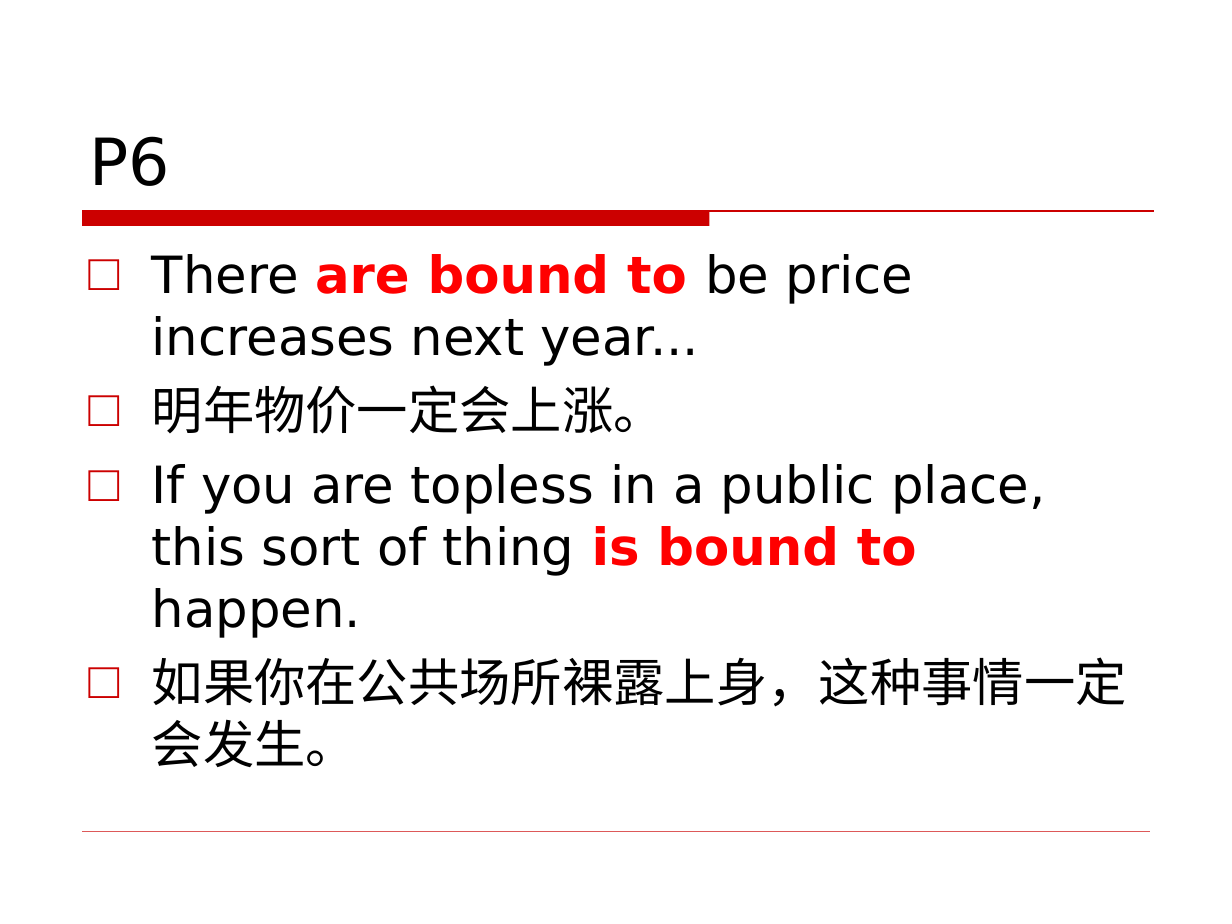
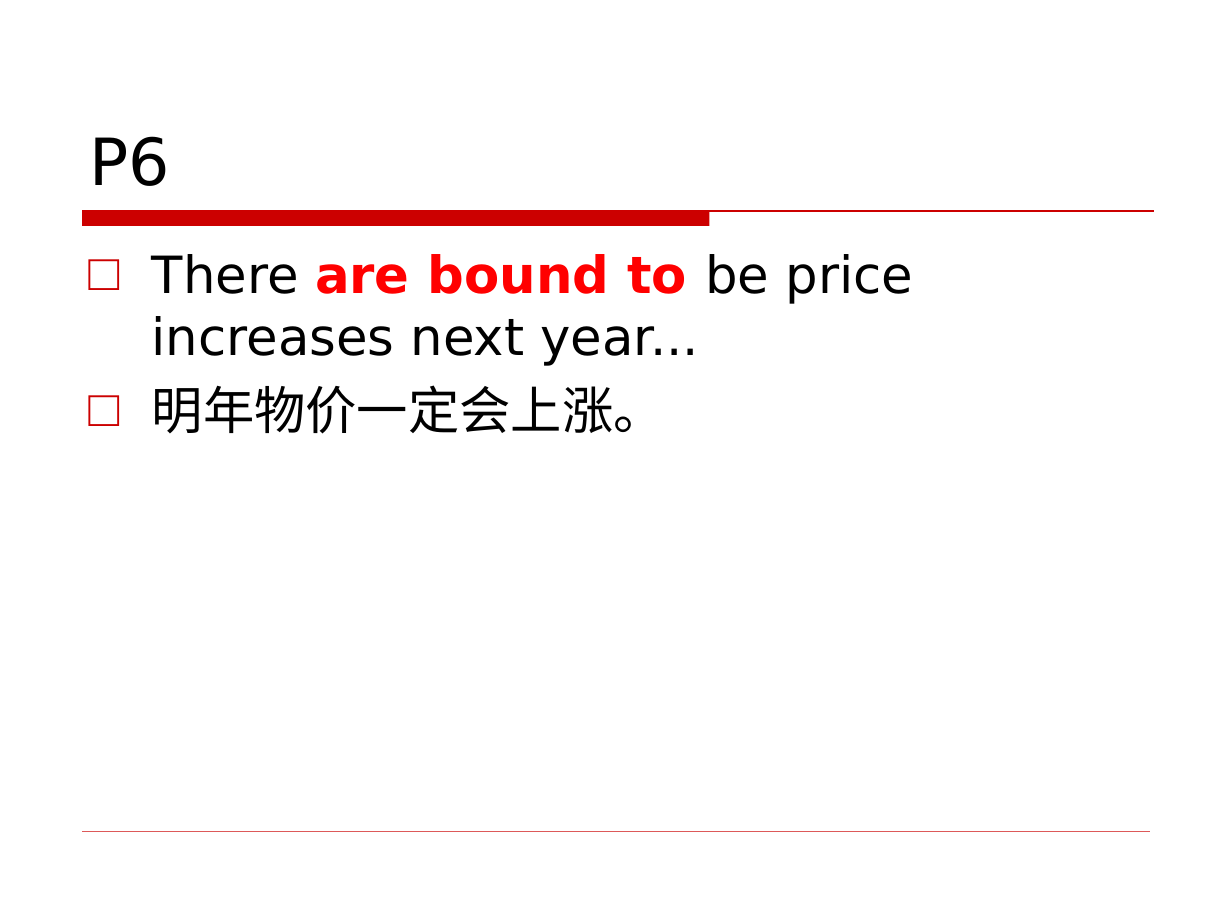
Before and after one commit to jxwb088047/Chapter_8_English, a slide deck: slide 13 of Chapter 8 English .ppt. Drawn at 1232x924 pixels with LibreOffice and Linux fonts; fonts in the diff are those of the drawing; background and template pictures are left out. Boxes give left, top, right and bottom in pixels: in the first picture for what was removed or moved away, otherwise in the second. Text is boxed around its words. In the diff, an @@ line names an element or a change of style, - is before the commit and + after.

```diff
--- a/Chapter 8 English .ppt
+++ b/Chapter 8 English .ppt
@@ text at <box>152,464,1127,767</box>: paragraphs removed @@
-□ If you are topless in a public place, this sort of thing is bound to happen.
-□ 如果你在公共场所裸露上身，这种事情一定会发生。
```
Also in this commit, not shown: 1 other slide changed, 10 slides added.
